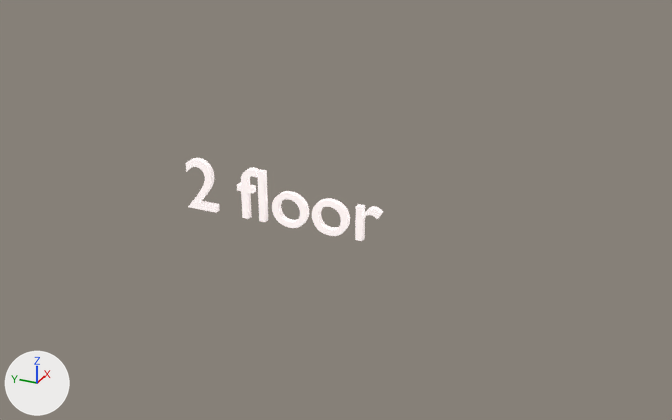
The glTF model models/Buttons/button3.glb as it was, and as the next commit left it.
Camera for both pictures: a 50 mm camera at (-1.288, 13.927, 2.197) aimed at (0.067, 14.536, 1.519). The lights are fixed; the arrows at lower left show +X, +Y and +Z. Where no turn or scale is listed for an object, it has been applied to the vertices. Vertices at the same position are counted once.

The first picture shows 'Text.002'.
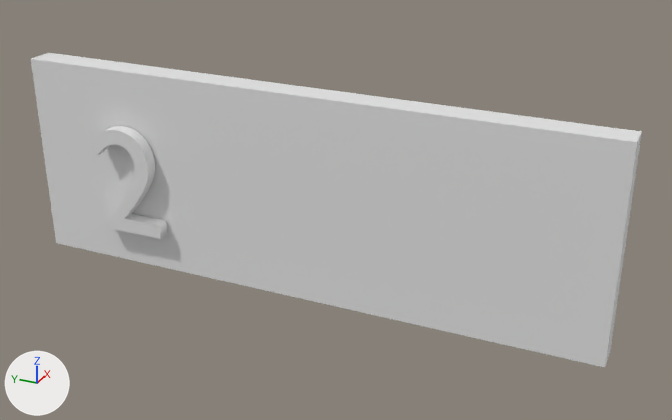
What differs and where, as boxes [x1, y1, x2, y2] in the pictures (672 x 420 px):
```json
{"object": "Cube.018", "change": "added", "after": [31, 53, 642, 367]}
{"object": "Text.002", "change": "reshaped, moved, turned, rescaled", "before": [186, 158, 383, 241], "after": [95, 126, 167, 239]}
{"part": 1, "of": "me_text_002", "change": "deleted", "before": [312, 198, 350, 236]}
{"part": 2, "of": "me_text_002", "change": "deleted", "before": [272, 191, 309, 228]}
{"part": 3, "of": "me_text_002", "change": "deleted", "before": [237, 167, 259, 219]}
{"part": 4, "of": "me_text_002", "change": "deleted", "before": [355, 204, 383, 241]}
{"part": 5, "of": "me_text_002", "change": "deleted", "before": [257, 169, 268, 222]}
```

Edits to the scene script, one JSON object a line:
```json
{"block": "me_text_002", "where": "me_text_002.from_pydata(...)  # 800 vertices, 1584 faces; spans x 0.03..2.75, y -0.01..0.69, z -0.04..0.04"}
{"block": "me_text_002", "where": "# used by ob_text_002; location = (0.024, 14.816, 1.493); rotation_euler = (1.571, 0.0, -1.567), in degrees (90, 0, -90); scale = (0.139, 0.139, 0.139)"}
{"op": "remove", "block": "me_text_002", "code": "me_text_002.materials.append(mat_material_007)  # white #e7e7e7"}
{"block": "me_text_002", "change": "me_text_002 part 1: the loose piece of 192 vertices spanning x 1.84..2.32, y -0.01..0.46, z -0.04..0.04 is deleted"}
{"block": "me_text_002", "change": "me_text_002 part 2: the loose piece of 192 vertices spanning x 1.28..1.76, y -0.01..0.46, z -0.04..0.04 is deleted"}
{"block": "me_text_002", "change": "me_text_002 part 3: the loose piece of 120 vertices spanning x 0.79..1.07, y 0.0..0.69, z -0.04..0.04 is deleted"}
{"block": "me_text_002", "change": "me_text_002 part 4: the loose piece of 110 vertices spanning x 2.42..2.75, y 0.0..0.46, z -0.04..0.04 is deleted"}
{"block": "me_text_002", "change": "me_text_002 part 5: the loose piece of 8 vertices spanning x 1.09..1.18, y 0.0..0.68, z -0.04..0.04 is deleted"}
{"op": "add", "block": "me_cube_030", "code": ["me_cube_030 = bpy.data.meshes.new('Cube.030')", "me_cube_030.from_pydata([(-0.027, 0.55, 0.193), (-0.027, 0.55, -0.193), (-0.023, -0.55, -0.193), (-0.023, -0.55, 0.193), (0.027, -0.55, -0.193), (0.027, -0.55, 0.193), (0.023, 0.55, -0.193), (0.023, 0.55, 0.193)], [], [(0, 1, 2), (0, 2, 3), (3, 2, 4), (3, 4, 5), (5, 4, 6), (5, 6, 7), (7, 6, 1), (7, 1, 0), (3, 5, 7), (3, 7, 0), (4, 2, 1), (4, 1, 6)])"]}
{"op": "set", "path": "ob_text_002.location", "old": "(0.024, 14.816, 1.493)", "new": "(0.019, 15.01, 1.421)"}
{"op": "set", "path": "ob_text_002.rotation_euler", "old": "(1.571, 0.0, -1.567)", "new": "(1.571, 0.0, -1.553)", "note": "degrees (90, 0, -90) -> degrees (90, 0, -89)"}
{"op": "set", "path": "ob_text_002.scale", "old": "(0.139, 0.139, 0.139)", "new": "(0.297, 0.297, 0.297)"}
{"op": "add", "block": "ob_cube_018", "code": ["ob_cube_018 = bpy.data.objects.new('Cube.018', me_cube_030)", "ob_cube_018.location = (0.062, 14.599, 1.536)"]}
```
